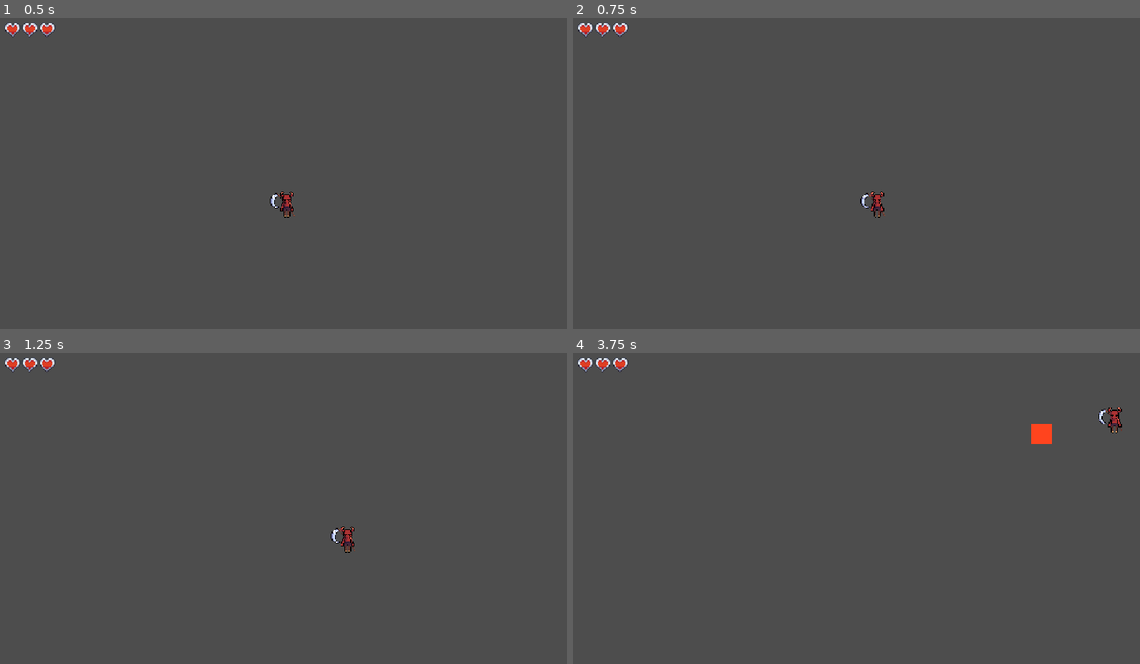
Above: before the commit, frames 1-4 (two rows, left to right).
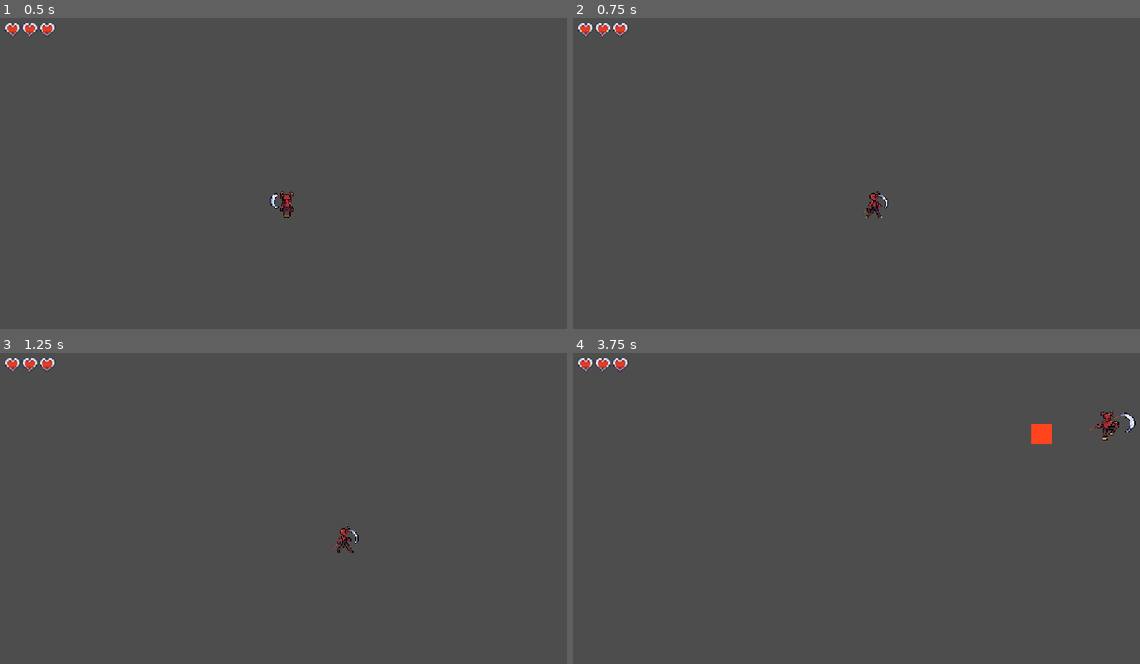
Above: after the commit, the same moments.

Repository: Tybo2020/JuniperGameJam
Game: Godot game, scene res://scenes/main.tscn
Same seed, same stepped clock (60 frames per second), same inputs: the game is played once before the commit and once after it.
Inputs (mouse positions are in pixels of both pictures, inside the frame that each line leads up to):
- Up to frame 1 (0.5 s): no input
- Up to frame 2 (0.75 s): tap Enter at 0.5 s; move the mouse to (986, 164) at 0.52 s; hold D (move_right) from 0.53 s (still down); hold Ctrl (halt) from 0.53 s (still down)
- Up to frame 3 (1.25 s): keep holding D (move_right); keep holding Ctrl (halt)
- Up to frame 4 (3.75 s): move the mouse to (743, 530) at 1.27 s; release D (move_right) at 1.28 s; release Ctrl (halt) at 1.28 s; hold S (move_down) 1.28-2.03 s; tap Space (bounce) at 1.35, 2.75 s; tap Ctrl (halt) at 1.55, 2.3, 2.85 s; move the mouse to (918, 443) at 2.02 s; press the mouse at (918, 443) at 2.03 s; hold D (move_right) 2.03-2.78 s; move the mouse to (828, 580) at 2.77 s; release the mouse at (828, 580) at 2.78 s; hold W (move_up) 2.78-3.53 s; move the mouse to (1032, 561) at 3.52 s; hold A (move_left) from 3.53 s (still down); hold Ctrl (halt) from 3.53 s (still down)

Frame 1 is identical in both runs. In frame 2, 0.2% of the frame differs, in the area x 50-56%, y 55-65%; in frame 3, 0.2%; in frame 4, 0.4%, in the area x 90-100%, y 17-29%.

Commit message:
Connect animations to movement logic

Diff:
--- a/scenes/player.tscn
+++ b/scenes/player.tscn
@@ -3,6 +3,9 @@
 [ext_resource type="Script" uid="uid://eml1ej1s0rcc" path="res://scripts/player.gd" id="1_g2els"]
 [ext_resource type="Texture2D" uid="uid://0irfgrmluoof" path="res://assets/idle2 v3.png" id="2_dqkch"]
 [ext_resource type="PackedScene" uid="uid://destx0wjclppx" path="res://scenes/bounce_detector.tscn" id="2_qhqgy"]
+[ext_resource type="Texture2D" uid="uid://b2v8rt8bruc78" path="res://assets/WALK.png" id="3_dqkch"]
+[ext_resource type="Texture2D" uid="uid://cx0jct6il667j" path="res://assets/skid sprites.png" id="3_qlg0r"]
+[ext_resource type="Texture2D" uid="uid://d2tuggkdd3q2j" path="res://assets/SPIN-Recovered-Recovered.png" id="4_tuyoq"]
 
 [sub_resource type="AtlasTexture" id="AtlasTexture_qhqgy"]
 atlas = ExtResource("2_dqkch")
@@ -47,6 +50,142 @@
 [sub_resource type="AtlasTexture" id="AtlasTexture_jej6c"]
 atlas = ExtResource("2_dqkch")
 region = Rect2(290, 0, 29, 30)
+
+[sub_resource type="AtlasTexture" id="AtlasTexture_487ah"]
+atlas = ExtResource("3_qlg0r")
+region = Rect2(0, 47, 56, 47)
+
+[sub_resource type="AtlasTexture" id="AtlasTexture_gl8cc"]
+atlas = ExtResource("3_qlg0r")
+region = Rect2(0, 0, 56, 47)
+
+[sub_resource type="AtlasTexture" id="AtlasTexture_md1ol"]
+atlas = ExtResource("3_qlg0r")
+region = Rect2(0, 94, 56, 47)
+
+[sub_resource type="AtlasTexture" id="AtlasTexture_bj30b"]
+atlas = ExtResource("4_tuyoq")
+region = Rect2(0, 0, 32, 32)
+
+[sub_resource type="AtlasTexture" id="AtlasTexture_jc3p3"]
+atlas = ExtResource("4_tuyoq")
+region = Rect2(32, 0, 32, 32)
+
+[sub_resource type="AtlasTexture" id="AtlasTexture_hax0n"]
+atlas = ExtResource("4_tuyoq")
+region = Rect2(64, 0, 32, 32)
+
+[sub_resource type="AtlasTexture" id="AtlasTexture_t4otl"]
+atlas = ExtResource("4_tuyoq")
+region = Rect2(96, 0, 32, 32)
+
+[sub_resource type="AtlasTexture" id="AtlasTexture_j2b1d"]
+atlas = ExtResource("4_tuyoq")
+region = Rect2(128, 0, 32, 32)
+
+[sub_resource type="AtlasTexture" id="AtlasTexture_cs1tg"]
+atlas = ExtResource("4_tuyoq")
+region = Rect2(160, 0, 32, 32)
+
+[sub_resource type="AtlasTexture" id="AtlasTexture_2dvfe"]
+atlas = ExtResource("4_tuyoq")
+region = Rect2(192, 0, 32, 32)
+
+[sub_resource type="AtlasTexture" id="AtlasTexture_giy8y"]
+atlas = ExtResource("4_tuyoq")
+region = Rect2(224, 0, 32, 32)
+
+[sub_resource type="AtlasTexture" id="AtlasTexture_fdfoy"]
+atlas = ExtResource("4_tuyoq")
+region = Rect2(256, 0, 32, 32)
+
+[sub_resource type="AtlasTexture" id="AtlasTexture_hhpqf"]
+atlas = ExtResource("4_tuyoq")
+region = Rect2(288, 0, 32, 32)
+
+[sub_resource type="AtlasTexture" id="AtlasTexture_g5jhy"]
+atlas = ExtResource("4_tuyoq")
+region = Rect2(320, 0, 32, 32)
+
+[sub_resource type="AtlasTexture" id="AtlasTexture_holxr"]
+atlas = ExtResource("4_tuyoq")
+region = Rect2(352, 0, 32, 32)
+
+[sub_resource type="AtlasTexture" id="AtlasTexture_mx1m4"]
+atlas = ExtResource("4_tuyoq")
+region = Rect2(384, 0, 32, 32)
+
+[sub_resource type="AtlasTexture" id="AtlasTexture_f1ej7"]
+atlas = ExtResource("3_dqkch")
+region = Rect2(0, 32, 64, 32)
+
+[sub_resource type="AtlasTexture" id="AtlasTexture_oprun"]
+atlas = ExtResource("3_dqkch")
+region = Rect2(64, 32, 64, 32)
+
+[sub_resource type="AtlasTexture" id="AtlasTexture_a8ls1"]
+atlas = ExtResource("3_dqkch")
+region = Rect2(128, 32, 64, 32)
+
+[sub_resource type="AtlasTexture" id="AtlasTexture_qfm1y"]
+atlas = ExtResource("3_dqkch")
+region = Rect2(192, 32, 64, 32)
+
+[sub_resource type="AtlasTexture" id="AtlasTexture_fulsm"]
+atlas = ExtResource("3_dqkch")
+region = Rect2(256, 32, 64, 32)
+
+[sub_resource type="AtlasTexture" id="AtlasTexture_4r5pv"]
+atlas = ExtResource("3_dqkch")
+region = Rect2(320, 32, 64, 32)
+
+[sub_resource type="AtlasTexture" id="AtlasTexture_60mlk"]
+atlas = ExtResource("3_dqkch")
+region = Rect2(0, 0, 64, 32)
+
+[sub_resource type="AtlasTexture" id="AtlasTexture_i4ail"]
+atlas = ExtResource("3_dqkch")
+region = Rect2(64, 0, 64, 32)
+
+[sub_resource type="AtlasTexture" id="AtlasTexture_a38lo"]
+atlas = ExtResource("3_dqkch")
+region = Rect2(128, 0, 64, 32)
+
+[sub_resource type="AtlasTexture" id="AtlasTexture_4ni07"]
+atlas = ExtResource("3_dqkch")
+region = Rect2(192, 0, 64, 32)
+
+[sub_resource type="AtlasTexture" id="AtlasTexture_l71n6"]
+atlas = ExtResource("3_dqkch")
+region = Rect2(256, 0, 64, 32)
+
+[sub_resource type="AtlasTexture" id="AtlasTexture_ke2ow"]
+atlas = ExtResource("3_dqkch")
+region = Rect2(320, 0, 64, 32)
+
+[sub_resource type="AtlasTexture" id="AtlasTexture_ujl30"]
+atlas = ExtResource("3_dqkch")
+region = Rect2(0, 64, 64, 32)
+
+[sub_resource type="AtlasTexture" id="AtlasTexture_31cv2"]
+atlas = ExtResource("3_dqkch")
+region = Rect2(64, 64, 64, 32)
+
+[sub_resource type="AtlasTexture" id="AtlasTexture_pf23h"]
+atlas = ExtResource("3_dqkch")
+region = Rect2(128, 64, 64, 32)
+
+[sub_resource type="AtlasTexture" id="AtlasTexture_dt7fs"]
+atlas = ExtResource("3_dqkch")
+region = Rect2(192, 64, 64, 32)
+
+[sub_resource type="AtlasTexture" id="AtlasTexture_wqfne"]
+atlas = ExtResource("3_dqkch")
+region = Rect2(256, 64, 64, 32)
+
+[sub_resource type="AtlasTexture" id="AtlasTexture_wnwbv"]
+atlas = ExtResource("3_dqkch")
+region = Rect2(320, 64, 64, 32)
 
 [sub_resource type="SpriteFrames" id="SpriteFrames_cc454"]
 animations = [{
@@ -85,8 +224,145 @@
 "texture": SubResource("AtlasTexture_jej6c")
 }],
 "loop": 1,
-"name": &"default",
+"name": &"idle",
 "speed": 10.0
+}, {
+"frames": [{
+"duration": 1.0,
+"texture": SubResource("AtlasTexture_487ah")
+}],
+"loop": 1,
+"name": &"slide_down",
+"speed": 5.0
+}, {
+"frames": [{
+"duration": 1.0,
+"texture": SubResource("AtlasTexture_gl8cc")
+}],
+"loop": 1,
+"name": &"slide_side",
+"speed": 5.0
+}, {
+"frames": [{
+"duration": 1.0,
+"texture": SubResource("AtlasTexture_md1ol")
+}],
+"loop": 1,
+"name": &"slide_up",
+"speed": 5.0
+}, {
+"frames": [{
+"duration": 1.0,
+"texture": SubResource("AtlasTexture_bj30b")
+}, {
+"duration": 1.0,
+"texture": SubResource("AtlasTexture_jc3p3")
+}, {
+"duration": 1.0,
+"texture": SubResource("AtlasTexture_hax0n")
+}, {
+"duration": 1.0,
+"texture": SubResource("AtlasTexture_t4otl")
+}, {
+"duration": 1.0,
+"texture": SubResource("AtlasTexture_j2b1d")
+}, {
+"duration": 1.0,
+"texture": SubResource("AtlasTexture_cs1tg")
+}, {
+"duration": 1.0,
+"texture": SubResource("AtlasTexture_2dvfe")
+}, {
+"duration": 1.0,
+"texture": SubResource("AtlasTexture_giy8y")
+}, {
+"duration": 1.0,
+"texture": SubResource("AtlasTexture_fdfoy")
+}, {
+"duration": 1.0,
+"texture": SubResource("AtlasTexture_hhpqf")
+}, {
+"duration": 1.0,
+"texture": SubResource("AtlasTexture_g5jhy")
+}, {
+"duration": 1.0,
+"texture": SubResource("AtlasTexture_holxr")
+}, {
+"duration": 1.0,
+"texture": SubResource("AtlasTexture_mx1m4")
+}],
+"loop": 1,
+"name": &"spin",
+"speed": 10.0
+}, {
+"frames": [{
+"duration": 1.0,
+"texture": SubResource("AtlasTexture_f1ej7")
+}, {
+"duration": 1.0,
+"texture": SubResource("AtlasTexture_oprun")
+}, {
+"duration": 1.0,
+"texture": SubResource("AtlasTexture_a8ls1")
+}, {
+"duration": 1.0,
+"texture": SubResource("AtlasTexture_qfm1y")
+}, {
+"duration": 1.0,
+"texture": SubResource("AtlasTexture_fulsm")
+}, {
+"duration": 1.0,
+"texture": SubResource("AtlasTexture_4r5pv")
+}],
+"loop": 1,
+"name": &"walk_down",
+"speed": 5.0
+}, {
+"frames": [{
+"duration": 1.0,
+"texture": SubResource("AtlasTexture_60mlk")
+}, {
+"duration": 1.0,
+"texture": SubResource("AtlasTexture_i4ail")
+}, {
+"duration": 1.0,
+"texture": SubResource("AtlasTexture_a38lo")
+}, {
+"duration": 1.0,
+"texture": SubResource("AtlasTexture_4ni07")
+}, {
+"duration": 1.0,
+"texture": SubResource("AtlasTexture_l71n6")
+}, {
+"duration": 1.0,
+"texture": SubResource("AtlasTexture_ke2ow")
+}],
+"loop": 1,
+"name": &"walk_side",
+"speed": 7.0
+}, {
+"frames": [{
+"duration": 1.0,
+"texture": SubResource("AtlasTexture_ujl30")
+}, {
+"duration": 1.0,
+"texture": SubResource("AtlasTexture_31cv2")
+}, {
+"duration": 1.0,
+"texture": SubResource("AtlasTexture_pf23h")
+}, {
+"duration": 1.0,
+"texture": SubResource("AtlasTexture_dt7fs")
+}, {
+"duration": 1.0,
+"texture": SubResource("AtlasTexture_wqfne")
+}, {
+"duration": 1.0,
+"texture": SubResource("AtlasTexture_wnwbv")
+}],
+"loop": 1,
+"name": &"walk_up",
+"speed": 5.0
 }]
 
 [sub_resource type="CircleShape2D" id="CircleShape2D_qixts"]
@@ -97,7 +373,8 @@
 [node name="AnimatedSprite2D" type="AnimatedSprite2D" parent="." unique_id=1930231776]
 position = Vector2(-2, 0)
 sprite_frames = SubResource("SpriteFrames_cc454")
-frame_progress = 0.024596665
+animation = &"idle"
+frame_progress = 0.7861549
 
 [node name="CollisionShape2D" type="CollisionShape2D" parent="." unique_id=1215988259]
 visible = false
--- a/scripts/player.gd
+++ b/scripts/player.gd
@@ -1,5 +1,7 @@
 extends CharacterBody2D
 @onready var aim_line: Line2D = $AimLine
+@onready var animatedSprite: AnimatedSprite2D = $AnimatedSprite2D
+var currentAnimation: String = ""
 @export var lowChargeColor: Color = Color.YELLOW
 @export var highChargeColor: Color = Color.RED
 @export var maxHealthCount: int = 3
@@ -91,11 +93,26 @@
 	if !isLaunched && !isCharging:
 		# Normalize vectors
 		var direction = input_dir.normalized()
+
+		######## Play animations
+		# Compare absolute values to see if moving more horizontally or vertically
+		if abs(velocity.x) > abs(velocity.y):
+			if velocity.x > 0:
+				playAnimation("walk_side", true) # Face Right
+			else:
+				playAnimation("walk_side", false) # Face Left (Mirrored)
+		else:
+			if velocity.y < 0:
+				playAnimation("walk_up")
+			else:
+				playAnimation("walk_down")
+
+		# Apply movement
 		if direction:
 			velocity = direction * SPEED
 		else:
 			velocity = velocity.move_toward(Vector2.ZERO, SPEED)
-
+			playAnimation("idle")
 
 	if isCharging and !isLaunched:
 		velocity = Vector2.ZERO
@@ -118,11 +135,23 @@
 			#pass
 		#else:
 		# Natural decay every frame
+		playAnimation("spin")
 		velocity = velocity.move_toward(Vector2.ZERO, velocity.length() * (delta / launchDecay))
 
 		# Hold "halt" to brake faster
 		if Input.is_action_pressed("halt"):
 			velocity = velocity.move_toward(Vector2.ZERO, HALT_SPEED * delta)
+			##### Slide Animations
+			if abs(velocity.x) > abs(velocity.y):
+				if velocity.x > 0:
+					playAnimation("slide_side", true) # Face Right
+				else:
+					playAnimation("slide_side", true) # Face Left (Mirrored)
+			else:
+				if velocity.y < 0:
+					playAnimation("slide_up")
+				else:
+					playAnimation("slide_down")
 
 		# Clear launched state once basically stopped
 		if velocity.length_squared() < 5.0:
@@ -236,3 +265,10 @@
 	aim_line.visible = true
 	aim_line.points = [Vector2.ZERO, launchDirection * chargeRatio * maxLaunchPullback]
 	aim_line.default_color = lowChargeColor.lerp(highChargeColor, chargeRatio)
+
+# Check if an animation is currently playing, prevents restarting the same anim each frame
+func playAnimation(anim: String, flipH: bool = false) -> void:
+	if currentAnimation != anim:
+		currentAnimation = anim
+		animatedSprite.flip_h = flipH
+		animatedSprite.play(anim)
